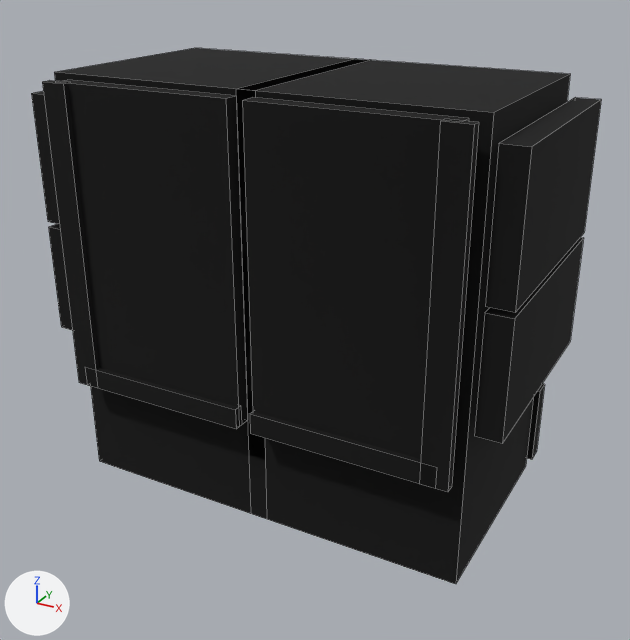
The OBJ model src/main/resources/assets/myvillage/models/equipment/items/xuantie_leggings.obj: old version first, new version second.
Both versions are drawn from a 50 mm camera at (0.476, -0.856, 0.883) aimed at (0.013, -0.013, 0.461). Every picture has the same lights, and +X, +Y and +Z are marked at lower left. The first picture is the older version. Mesh edges are drawn as thin lines. Where no turn or scale is listed for an object, it has been applied to the vertices. Vertices at exactly the same position are counted once.

Before the edit, the objects in view are built like this:
```python
me_xuantie_leggings = bpy.data.meshes.new('xuantie_leggings')
me_xuantie_leggings.from_pydata(...)  # 160 vertices, 120 faces; spans x -0.284..0.284, y -0.156..0.154, z 0.247..0.747
me_xuantie_leggings.materials.append(mat_m0)  # picture img_xuantie_armor
ob_xuantie_leggings = bpy.data.objects.new('xuantie_leggings', me_xuantie_leggings)
ob_xuantie_leggings.location = (0.0, 0.0, 0.0)
```
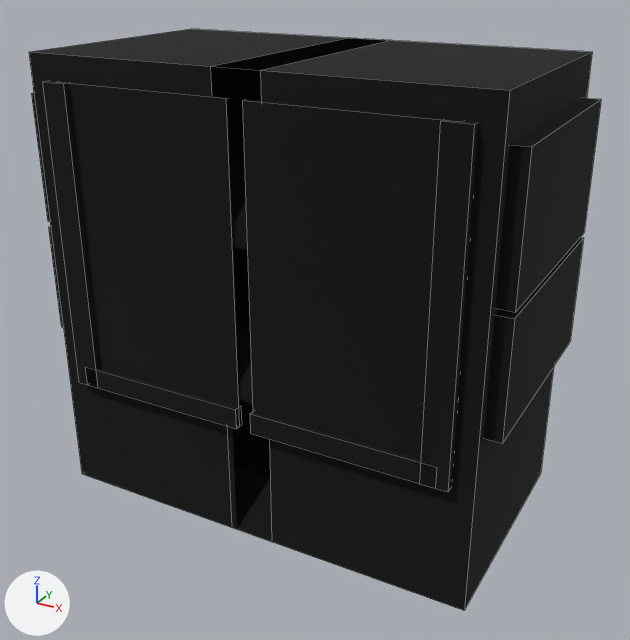
Location of each change, [x1, y1, x2, y2] in pixels of the pictures (630 x 640 px; the box of a moved part takes in the faces that stretch with it):
'xuantie_leggings', reshaped (9% taller): before [31, 48, 601, 584]; after [29, 29, 601, 611]
part 1 of me_xuantie_leggings, moved or reshaped: before [54, 48, 570, 584]; after [29, 29, 592, 611]

The change, as a list of edits to the scene's bpy script:
```text
Change me_xuantie_leggings:
    used by ob_xuantie_leggings; location = (0.0, 0.0, 0.0)
    remove me_xuantie_leggings.from_pydata(...)  # 160 vertices, 120 faces; spans x -0.284..0.284, y -0.156..0.154, z 0.247..0.747
    add me_xuantie_leggings.from_pydata(...)  # 160 vertices, 120 faces; spans x -0.284..0.284, y -0.156..0.154, z 0.231..0.769
    me_xuantie_leggings part 1
    me_xuantie_leggings.vertices[0].co: (-0.011, -0.13, 0.747) -> (-0.028, -0.147, 0.769)  # pixel (235, 88) -> pixel (210, 66)
    me_xuantie_leggings.vertices[1].co: (0.249, -0.13, 0.747) -> (0.266, -0.147, 0.769)  # pixel (493, 112) -> pixel (509, 90)
    me_xuantie_leggings.vertices[2].co: (0.249, 0.13, 0.747) -> (0.266, 0.147, 0.769)  # pixel (570, 73) -> pixel (592, 51)
    me_xuantie_leggings.vertices[3].co: (-0.011, 0.13, 0.747) -> (-0.028, 0.147, 0.769)  # pixel (354, 58) -> pixel (348, 37)
    me_xuantie_leggings.vertices[4].co: (-0.011, 0.13, 0.247) -> (-0.028, 0.147, 0.231)
    me_xuantie_leggings.vertices[5].co: (0.249, 0.13, 0.247) -> (0.266, 0.147, 0.231)  # pixel (525, 466) -> pixel (540, 473)
    me_xuantie_leggings.vertices[6].co: (0.249, -0.13, 0.247) -> (0.266, -0.147, 0.231)  # pixel (455, 584) -> pixel (464, 610)
    me_xuantie_leggings.vertices[7].co: (-0.011, -0.13, 0.247) -> (-0.028, -0.147, 0.231)  # pixel (250, 513) -> pixel (231, 527)
    me_xuantie_leggings.vertices[80].co: (-0.249, -0.13, 0.747) -> (-0.266, -0.147, 0.769)  # pixel (54, 71) -> pixel (28, 51)
    me_xuantie_leggings.vertices[81].co: (0.011, -0.13, 0.747) -> (0.028, -0.147, 0.769)  # pixel (255, 90) -> pixel (260, 70)
    me_xuantie_leggings.vertices[82].co: (0.011, 0.13, 0.747) -> (0.028, 0.147, 0.769)  # pixel (371, 59) -> pixel (390, 40)
    me_xuantie_leggings.vertices[83].co: (-0.249, 0.13, 0.747) -> (-0.266, 0.147, 0.769)  # pixel (194, 47) -> pixel (191, 28)
    me_xuantie_leggings.vertices[84].co: (-0.249, 0.13, 0.247) -> (-0.266, 0.147, 0.231)
    me_xuantie_leggings.vertices[85].co: (0.011, 0.13, 0.247) -> (0.028, 0.147, 0.231)
    me_xuantie_leggings.vertices[86].co: (0.011, -0.13, 0.247) -> (0.028, -0.147, 0.231)  # pixel (266, 519) -> pixel (271, 542)
    me_xuantie_leggings.vertices[87].co: (-0.249, -0.13, 0.247) -> (-0.266, -0.147, 0.231)  # pixel (99, 461) -> pixel (81, 474)
```
